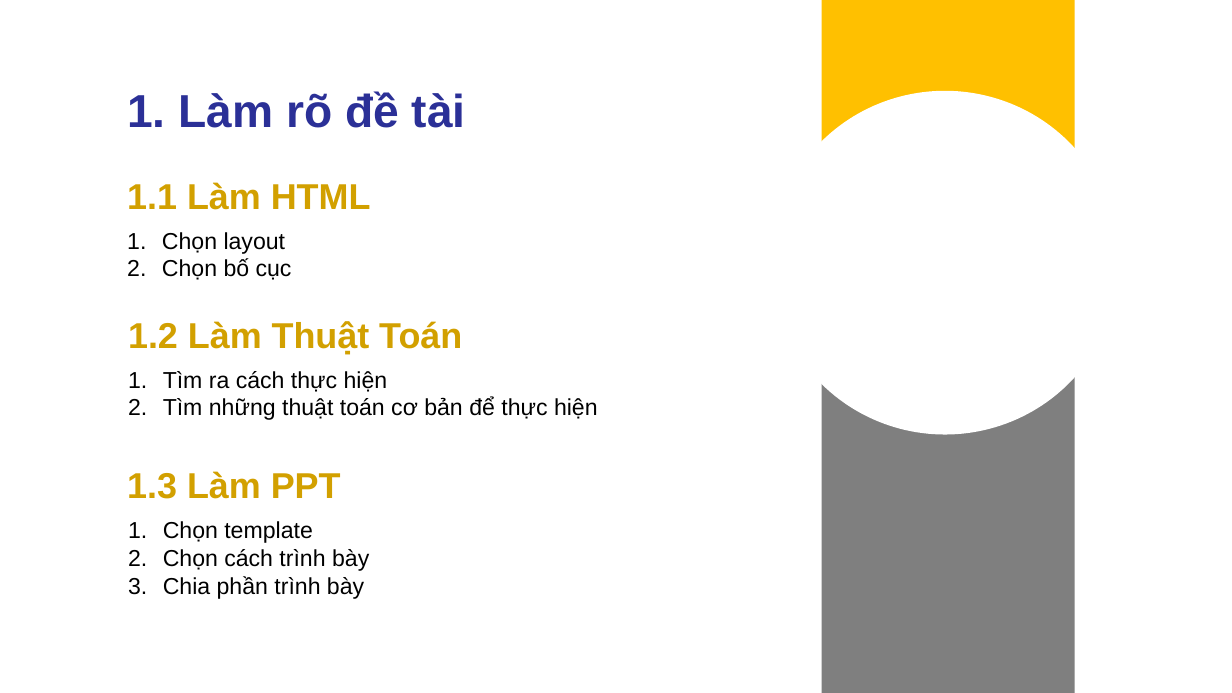
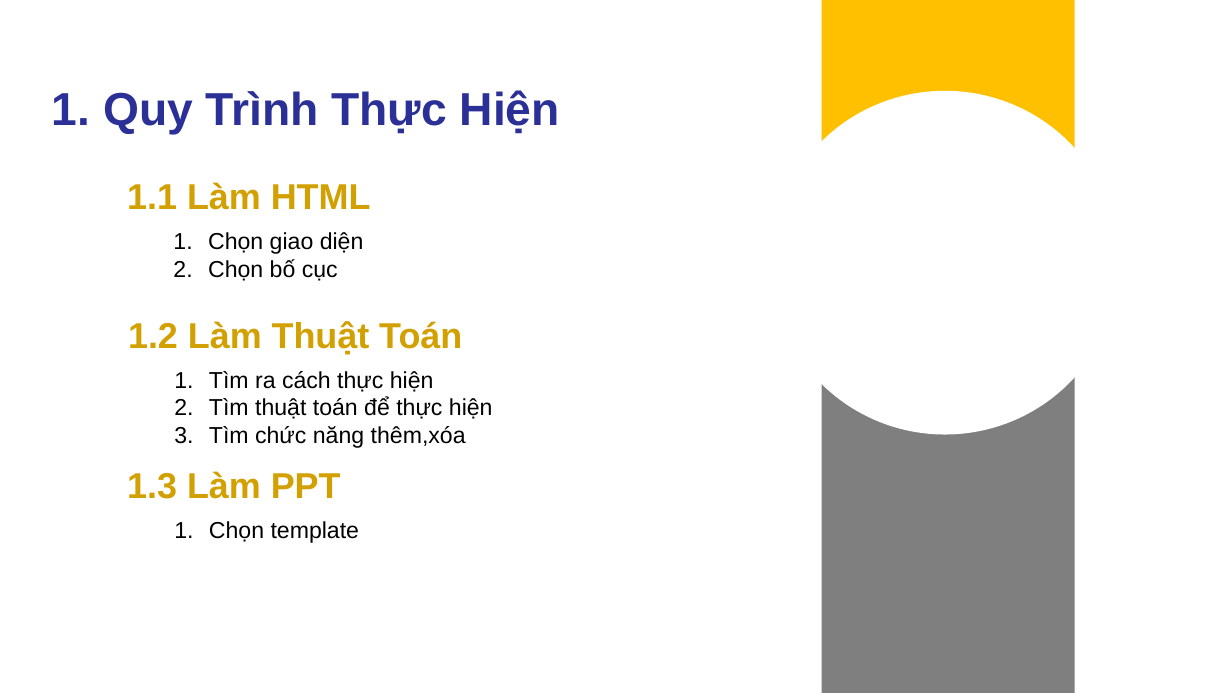
Before and after one commit to Itsstraining/Web-Train21S-Green, a slide deck: slide 6 of Hackathon2/PPTX/Template_HocVien_ITSS_green.pptx (slide 5 before the commit). Drawn at 1232x693 pixels with LibreOffice and Linux fonts; fonts in the diff are those of the drawing; background and template pictures are left out. Boxes give left, top, right and bottom in pixels: in the first picture for what was removed or moved away, otherwise in the second. Text is boxed around its words. In the diff, an @@ line names an element or a change of style, - is before the commit and + after.

```diff
--- a/Hackathon2/PPTX/Template_HocVien_ITSS_green.pptx
+++ b/Hackathon2/PPTX/Template_HocVien_ITSS_green.pptx
@@ text at bbox=[52, 90, 560, 135]: text changed @@
-1. Làm rõ đề tài
+1. Quy Trình Thực Hiện
@@ text at bbox=[208, 232, 364, 254]: text changed @@
-1. Chọn layout
+  1. Chọn giao diện
@@ text at bbox=[208, 259, 338, 281]: list level 1 to 2 in "Chọn bố cục" @@
@@ text at bbox=[209, 371, 434, 392]: list level 1 to 2 in "Tìm ra cách thực hiện" @@
@@ text at bbox=[209, 397, 493, 448]: text changed @@
-2. Tìm những thuật toán cơ bản để thực hiện
+  2. Tìm thuật toán để thực hiện
+  3. Tìm chức năng thêm,xóa
@@ text "Chọn template" at bbox=[209, 521, 360, 543]: list level 1 to 2 in "Chọn template" @@
@@ text at bbox=[163, 549, 369, 599]: paragraphs removed @@
-2. Chọn cách trình bày
-3. Chia phần trình bày
```
Also in this commit, not shown: 8 other slides changed, 1 slide added, 1 slide removed, 3 other files.
